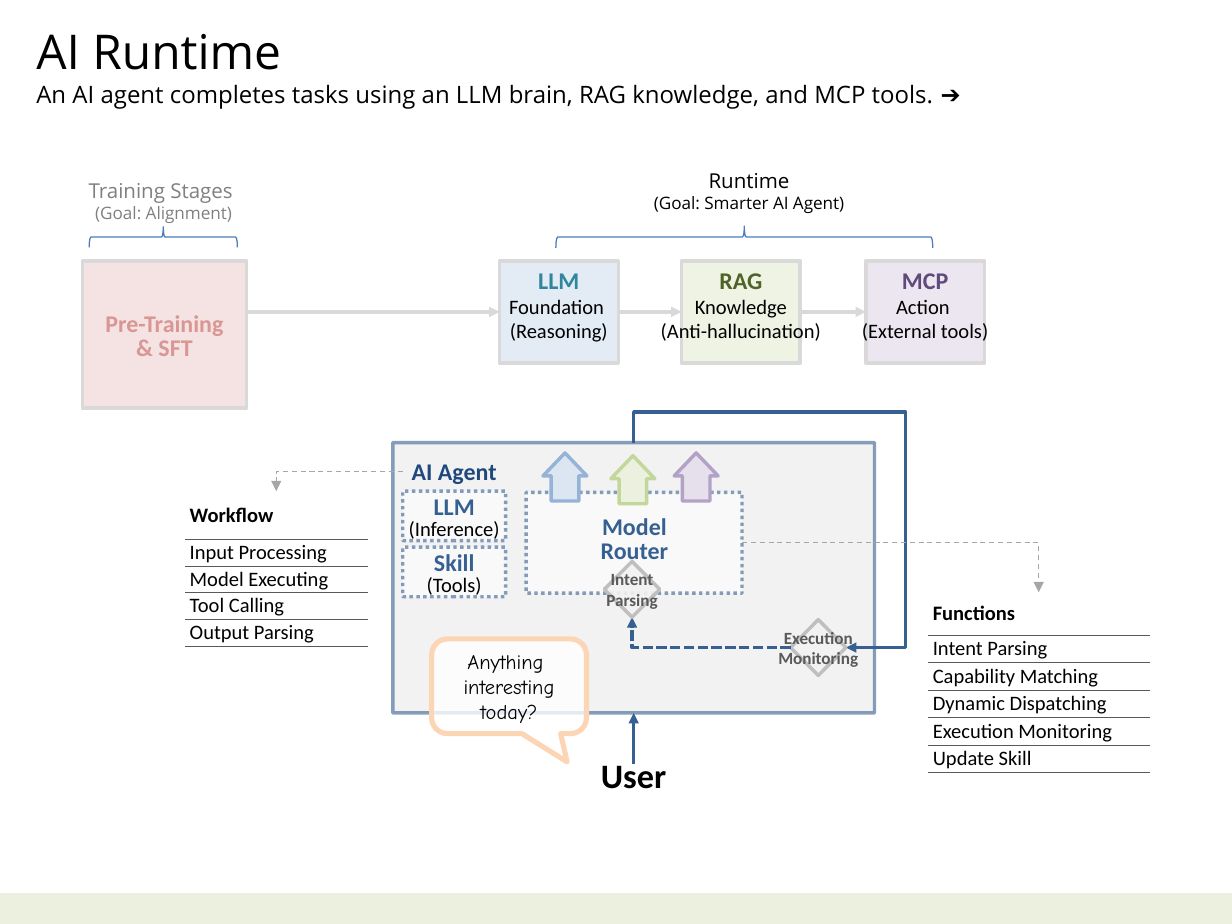
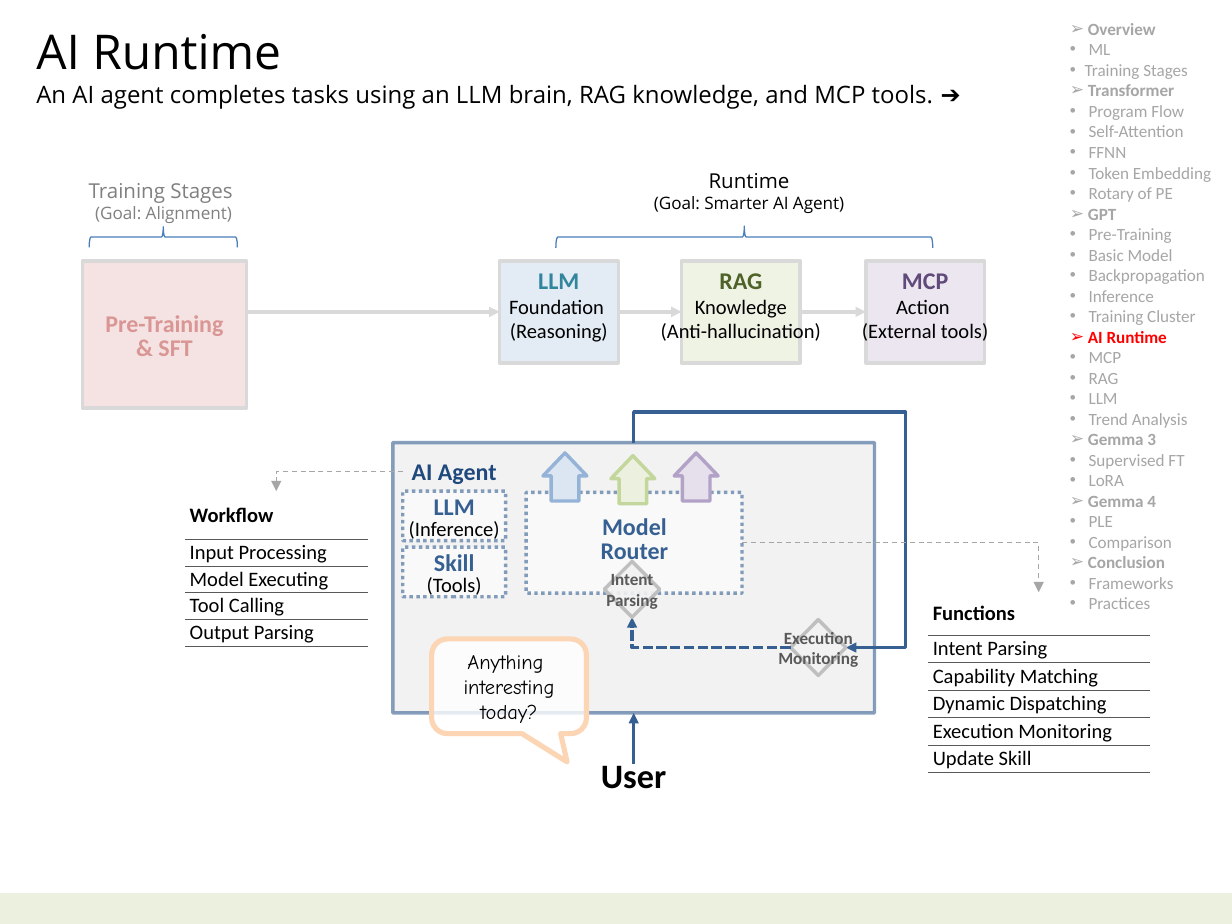
Before and after one commit to navibator/crazy-ai, a slide deck: slide 3 of ai-gemma.pptx. Drawn at 1232x924 pixels with LibreOffice and Linux fonts; fonts in the diff are those of the drawing. Boxes give left, top, right and bottom in pixels: in the first picture for what was removed or moved away, otherwise in the second. Text is boxed around its words. In the diff, an @@ line names an element or a change of style, - is before the commit and + after.

```diff
--- a/ai-gemma.pptx
+++ b/ai-gemma.pptx
@@ text added at (x1=1085, y1=23, x2=1211, y2=609), 10 pt, text #A6A6A6 @@
+➢ Overview
+      • ML
+    • Training Stages
+➢ Transformer
+    • Program Flow
+    • Self-Attention
+    • FFNN
+    • Token Embedding
+    • Rotary of PE
+➢ GPT
+    • Pre-Training
+    • Basic Model
+    • Backpropagation
+    • Inference
+    • Training Cluster
+➢ AI Runtime
+    • MCP
+    • RAG
+    • LLM
+    • Trend Analysis
+➢ Gemma 3
+    • Supervised FT
+    • LoRA
+➢ Gemma 4
+    • PLE
+    • Comparison
+➢ Conclusion
+    • Frameworks
+    • Practices
```
Also in this commit, not shown: 3 other slides changed, 2 slides added, 3 slides removed, 1 other file.
